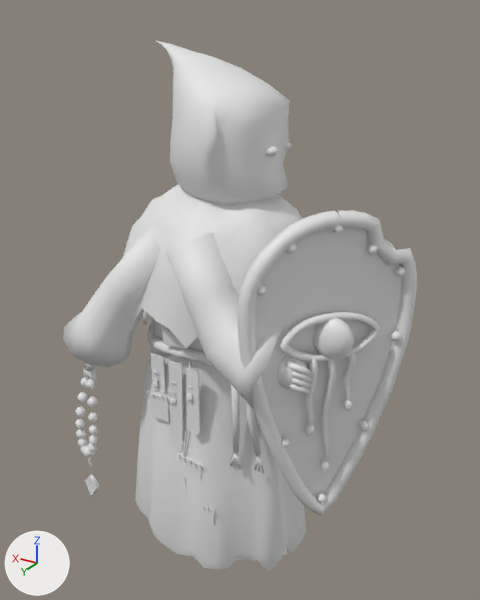
What one commit did to the Blender file ArtSource/ShieldMonk.blend.
Rendered twice from a 50 mm lens placed at (-1.42, 2.17, 2.24), pointed at (-0.08, -0.07, 1.12). The lights are fixed; the arrows at lower left show +X, +Y and +Z. The first picture is the older version.

Names of what the first picture shows: 'Robe', 'Shield'.
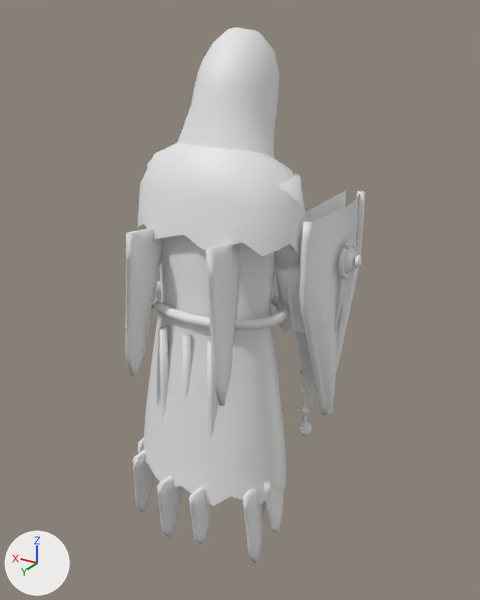
Where the change shows, as pixel boxes [x1, y1, x2, y2] in the pictures (480 x 600 px):
'Robe', deleted: before [63, 41, 313, 573]
    faces in mat_ink (white #e7e7e7): [63, 41, 313, 573]
    faces in mat_crimson (white #e7e7e7): [75, 142, 292, 497]
'ShieldMonk', added: after [125, 27, 329, 563]
    faces in mat_ink (white #e7e7e7): [125, 27, 329, 563]
    faces in mat_crimson (white #e7e7e7): [153, 281, 312, 436]
'Shield', reshaped, moved, turned: before [237, 210, 417, 516]; after [288, 190, 365, 415]
part 1 of me_shield, deleted: before [258, 225, 405, 503]
part 2 of me_shield, cut back: before [237, 210, 417, 516]; after [288, 190, 365, 415]

Diff of the bpy script that builds the scene:
```diff
--- a/ArtSource/ShieldMonk.blend.py
+++ b/ArtSource/ShieldMonk.blend.py
@@ me_shield @@
 # used by ob_shield; location = (-0.55, 0.15, 1.05)
-me_shield.from_pydata(...)  # 1408 vertices, 1302 faces; spans x -0.283..0.199, y -0.236..0.314, z -0.648..0.599
+me_shield.from_pydata(...)  # 1928 vertices, 950 faces; spans x -0.298..0.298, y -0.163..0.03, z -0.568..0.422
+# me_shield part 1: 16 loose pieces with 716 vertices, spanning x -0.257..0.118, y -0.162..0.274, z -0.569..0.56, are deleted
+# me_shield part 2: 692 vertices removed from x -0.283..0.199, y -0.236..0.314, z -0.648..0.599; 1928 vertices added at x -0.298..0.298, y -0.163..0.03, z -0.568..0.422
 me_shield.materials.append(mat_ink)
@@ me_shieldmonk @@
+me_shieldmonk.from_pydata(...)  # 2597 vertices, 2754 faces; spans x -0.44..0.39, y -0.55..0.39, z 0.0..2.19
+me_shieldmonk.polygons.foreach_set('use_smooth', [True] * 2754)
+# faces by material slot: [1938, 816]
+me_shieldmonk.materials.append(mat_ink)  # white #e7e7e7
+me_shieldmonk.materials.append(mat_crimson)  # white #e7e7e7
@@ ob_robe @@
-ob_robe = bpy.data.objects.new('Robe', me_robe)
-ob_robe.location = (0.0, 0.0, 0.0)
@@ ob_shield @@
 ob_shield = bpy.data.objects.new('Shield', me_shield)
-ob_shield.location = (-0.55, 0.15, 1.05)
+ob_shield.location = (-0.36, -0.3, 1.1)
+ob_shield.rotation_euler = (0.0, 0.0, -1.571)  # degrees (0, 0, -90)
@@ ob_shieldmonk @@
+ob_shieldmonk = bpy.data.objects.new('ShieldMonk', me_shieldmonk)
+ob_shieldmonk.location = (0.0, 0.0, 0.0)
```
